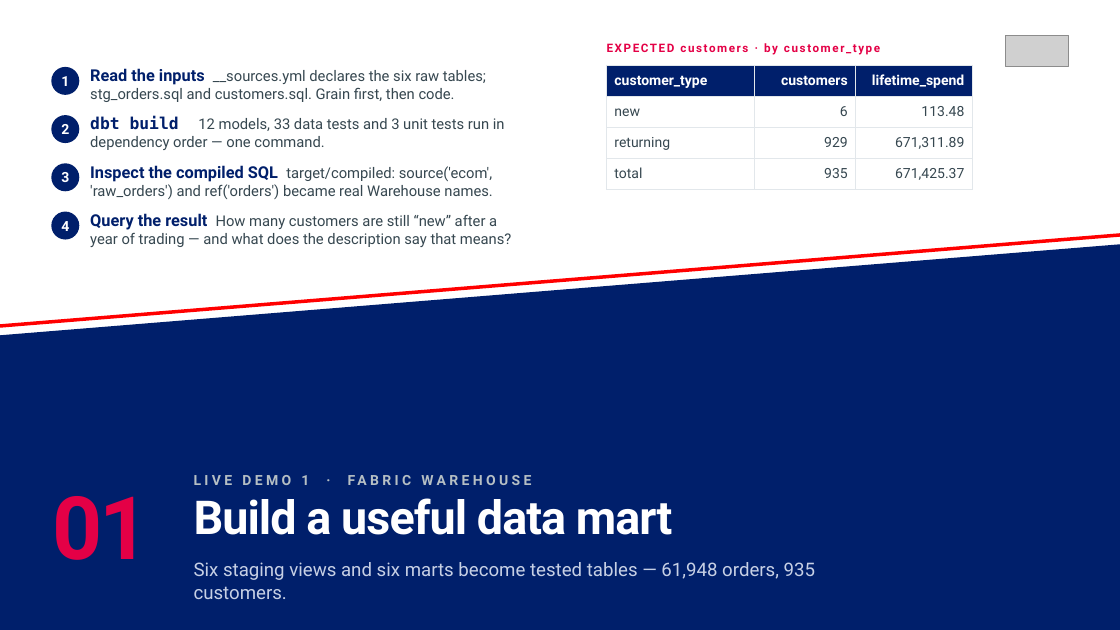
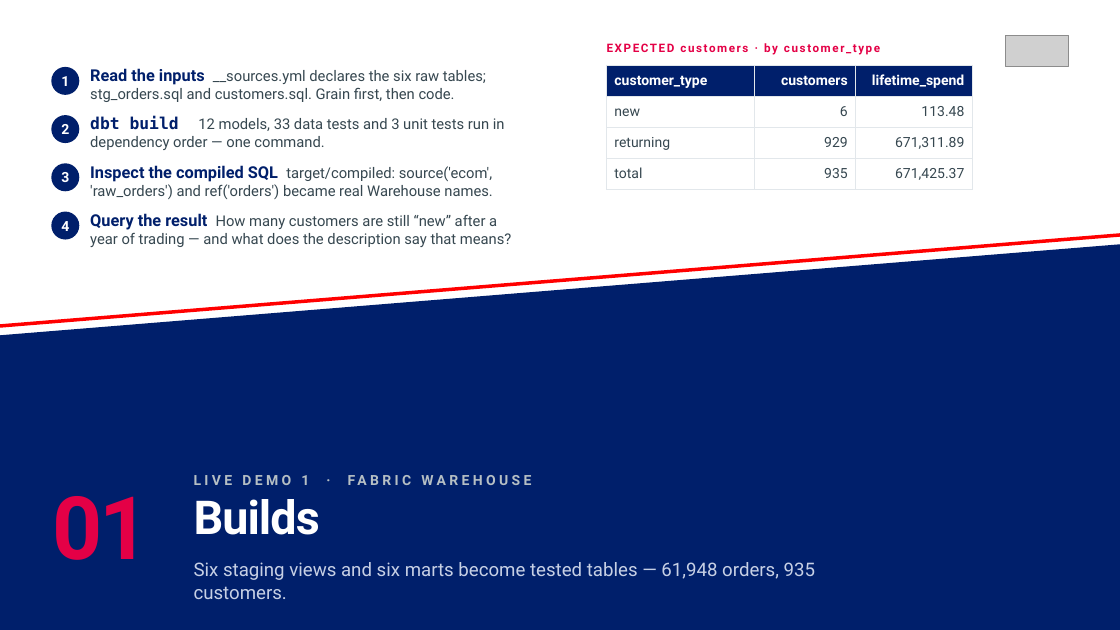
Before and after one commit to aboerger/getting-started-with-dbt, a slide deck: slide 22 of sql-as-software-getting-started-with-dbt.pptx (slide 17 before the commit). Drawn at 1120x630 pixels with LibreOffice and Linux fonts; fonts in the diff are those of the drawing; grey boxes stand for pictures. Boxes give left, top, right and bottom in pixels: in the first picture for what was removed or moved away, otherwise in the second. Text is boxed around its words. In the diff, an @@ line names an element or a change of style, - is before the commit and + after.

```diff
--- a/sql-as-software-getting-started-with-dbt.pptx
+++ b/sql-as-software-getting-started-with-dbt.pptx
@@ text at (x1=194, y1=499, x2=320, y2=535): text changed @@
-Build a useful data mart
+Builds
```
Also in this commit, not shown: 29 other slides changed, 4 slides added, 1 slide removed, 2 other files.
